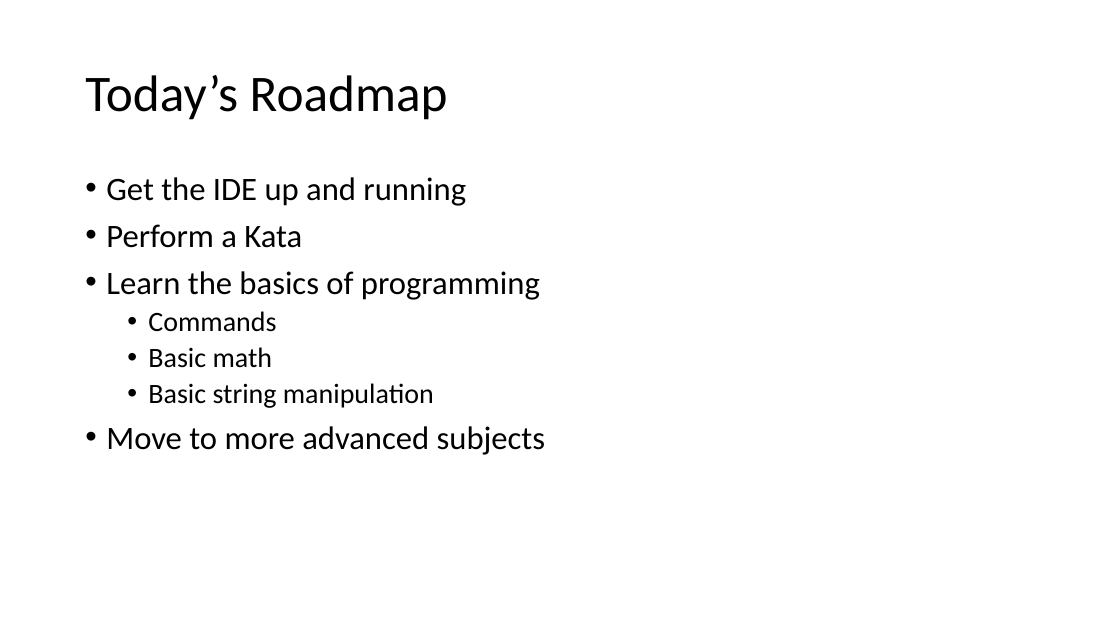
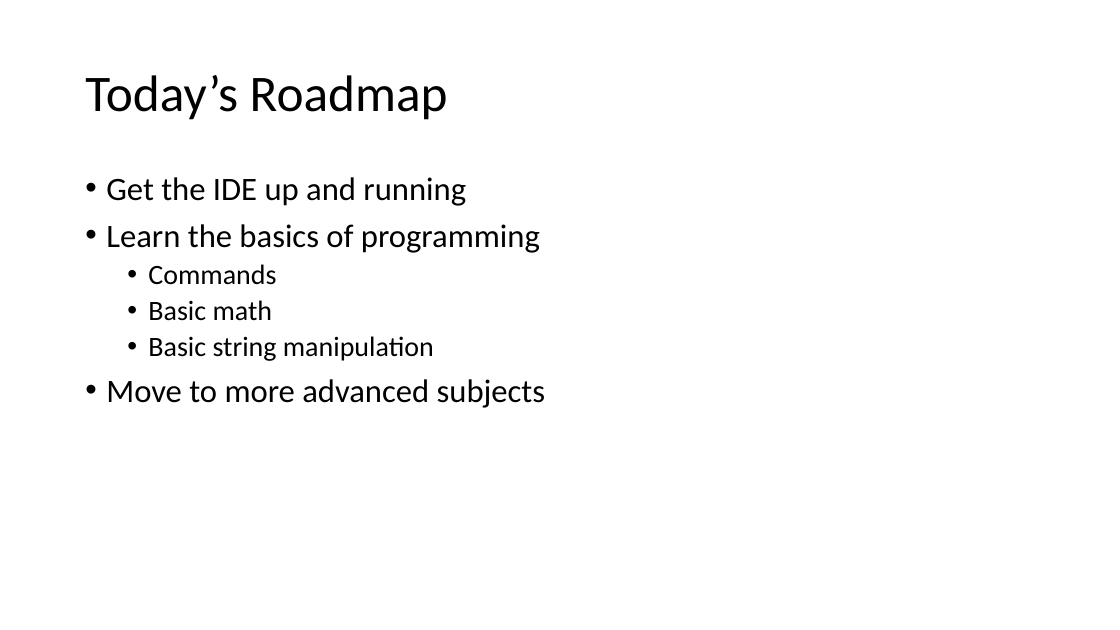
Before and after one commit to uugengiven/academypgh, a slide deck: slide 7 of Code/Slides/Academy PGH 1.1.pptx (slide 6 before the commit). Drawn at 1120x630 pixels with LibreOffice and Linux fonts; fonts in the diff are those of the drawing. Boxes give left, top, right and bottom in pixels: in the first picture for what was removed or moved away, otherwise in the second. Text is boxed around its words. In the diff, an @@ line names an element or a change of style, - is before the commit and + after.

```diff
--- a/Code/Slides/Academy PGH 1.1.pptx
+++ b/Code/Slides/Academy PGH 1.1.pptx
@@ text at box(106, 224, 302, 248): paragraph removed @@
-• Perform a Kata
```
Also in this commit, not shown: 8 other slides changed, 1 slide added, 13 other files.
